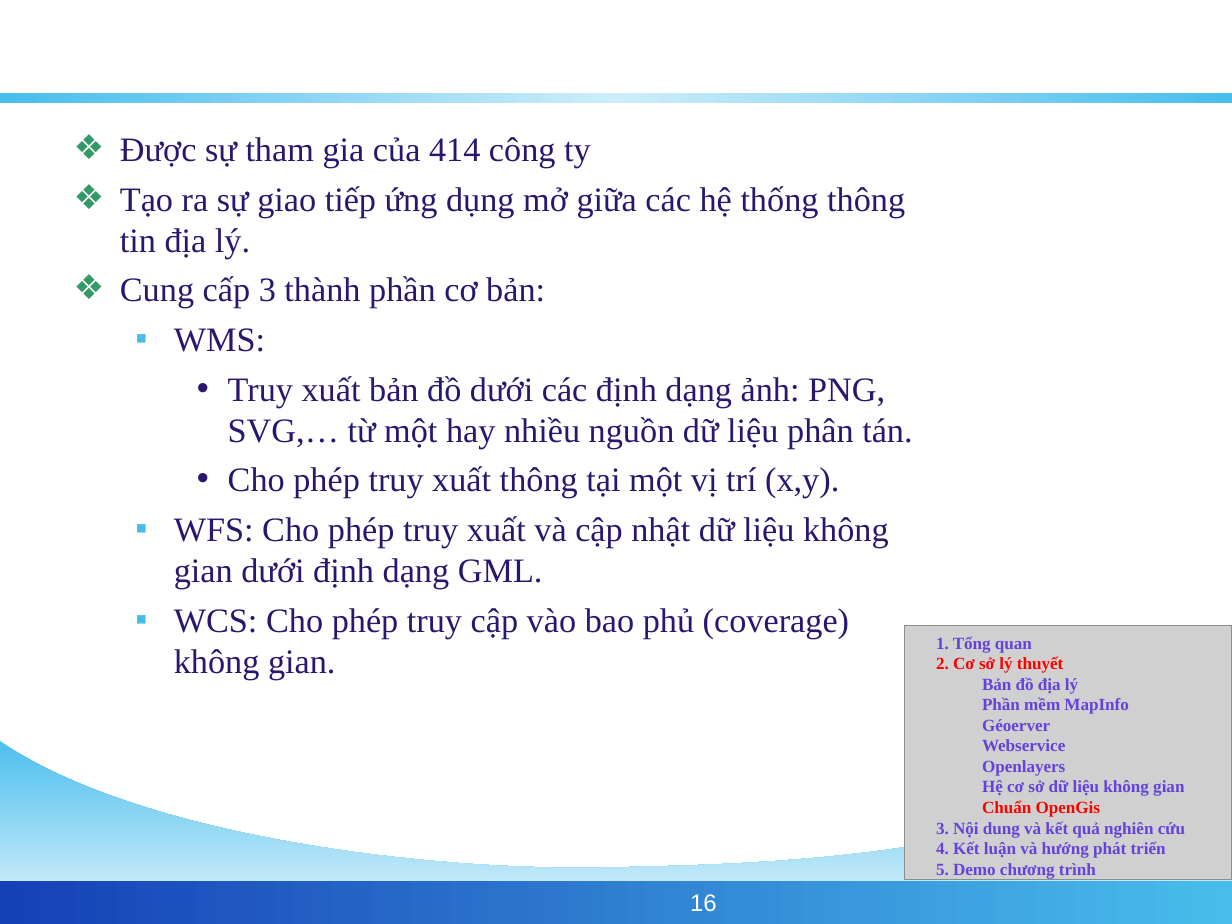
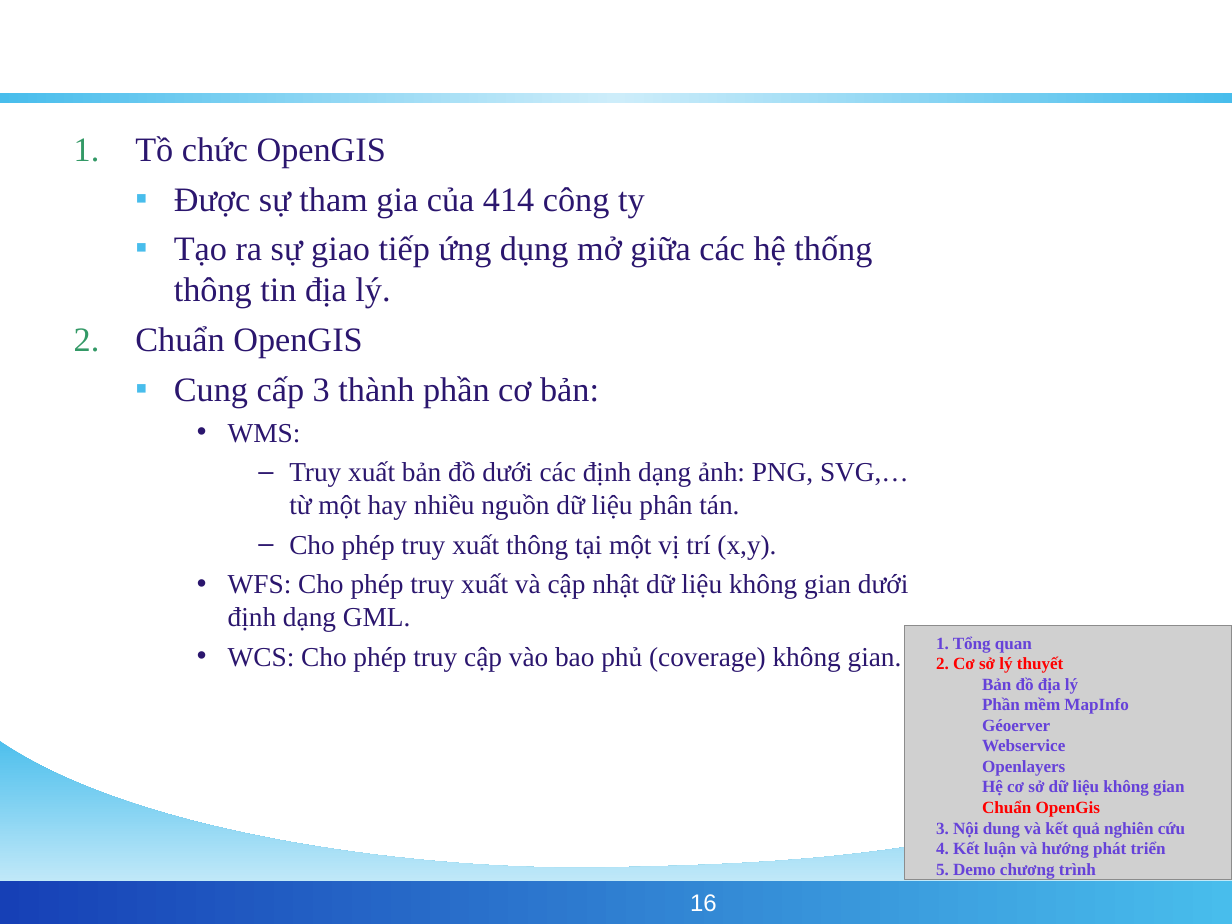
Before and after one commit to phamngsinh/cantho-webgis, a slide deck: slide 16 of Document/Bao Cao/BaoCaoLuanVan.ppt. Drawn at 1232x924 pixels with LibreOffice and Linux fonts; fonts in the diff are those of the drawing; grey boxes stand for pictures; background and template pictures are left out. Boxes give left, top, right and bottom in pixels: in the first picture for what was removed or moved away, otherwise in the second. Text is boxed around its words. In the diff, an @@ line names an element or a change of style, - is before the commit and + after.

```diff
--- a/Document/Bao Cao/BaoCaoLuanVan.ppt
+++ b/Document/Bao Cao/BaoCaoLuanVan.ppt
@@ text at box(135, 136, 386, 168): paragraph added @@
+1. Tồ chức OpenGIS
@@ text at box(174, 187, 909, 671): size 20 to 16 pt in "WMS:", "Truy xuất bản đồ dưới các định ...", "Cho phép truy xuất thông tại một ...", "WFS: Cho phép truy xuất và cập ..." and 1 more places; bullet ❖ to ▪; list level 1 to 2 in "Được sự tham gia của ..."; bullet colour #339966 to #48BDEC; list level 1 to 2 in "Tạo ra sự giao tiếp ..."; list level 1 to 2 in "Cung cấp 3 thành phần ..."; bullet ▪ to •; list level 2 to 3 in "WMS:"; bullet colour #48BDEC to #2B166E; bullet • to –; list level 3 to 4 in "Truy xuất bản đồ dưới ..."; list level 3 to 4 in "Cho phép truy xuất thông ..."; list level 2 to 3 in "WFS: Cho phép truy xuất ..."; list level 2 to 3 in "WCS: Cho phép truy cập ..." @@
@@ text at box(135, 326, 362, 358): paragraph added @@
+2. Chuẩn OpenGIS
```
Also in this commit, not shown: 1 other file.
